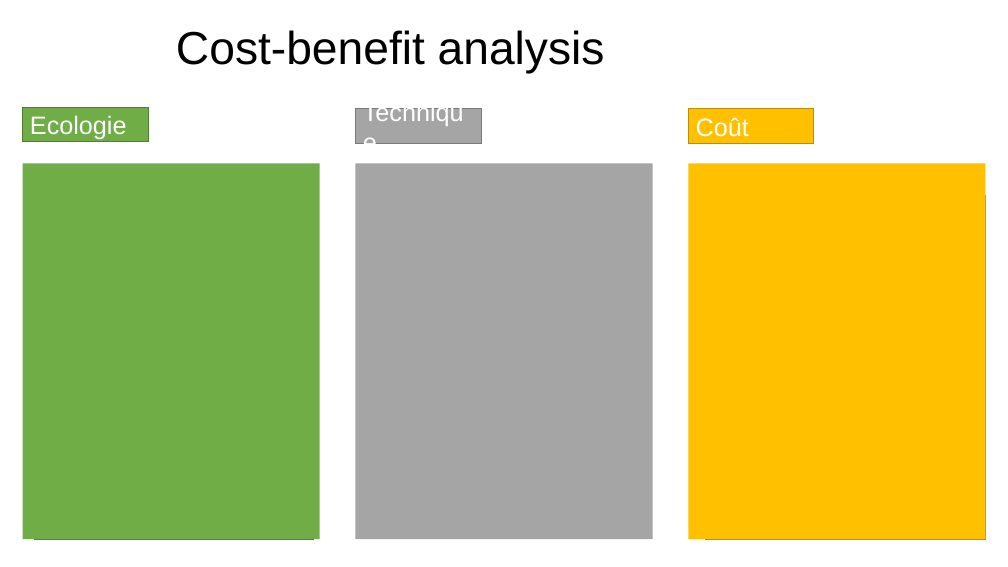
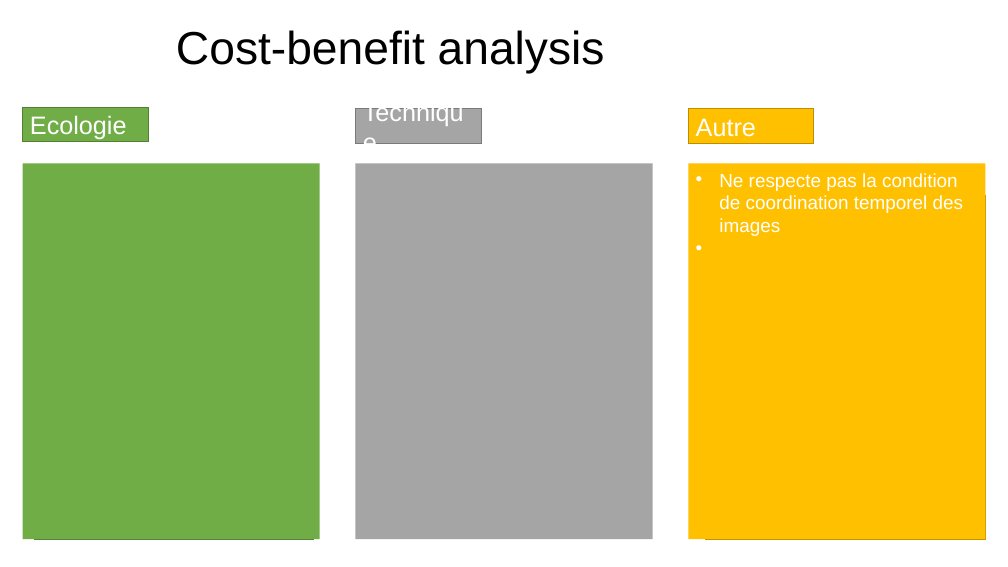
Before and after one commit to OceanStream-X-MiageSorbonne/Boitier, a slide deck: slide 3 of Documentation/Architecture/Architechture-Flux.pptx. Drawn at 1008x567 pixels with LibreOffice and Linux fonts; fonts in the diff are those of the drawing; background and template pictures are left out. Boxes give left, top, right and bottom in pixels: in the first picture for what was removed or moved away, otherwise in the second. Text is boxed around its words. In the diff, an @@ line names an element or a change of style, - is before the commit and + after.

```diff
--- a/Documentation/Architecture/Architechture-Flux.pptx
+++ b/Documentation/Architecture/Architechture-Flux.pptx
@@ text in rectangle at (x1=696, y1=118, x2=756, y2=137): text changed @@
-Coût
+Autre
@@ text added at (x1=719, y1=173, x2=963, y2=236), 18 pt, text #FFFFFF @@
+• Ne respecte pas la condition de coordination temporel des images
```
Also in this commit, not shown: 3 other slides changed, 1 other file.
